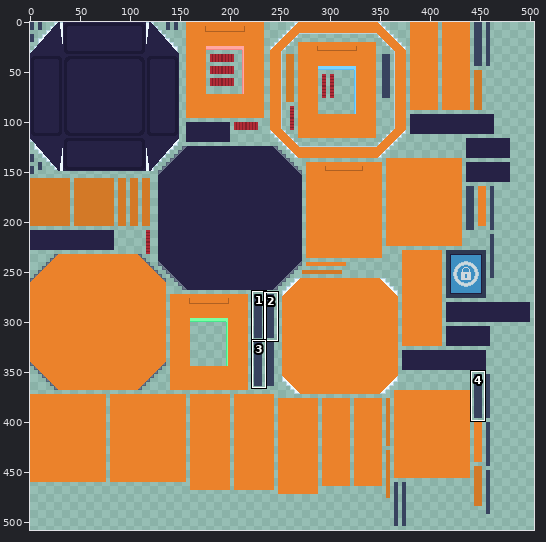
Sprite sheet -- Crate.png. The first picture is a wide view before the edit; the outline marks the close-up.
Close-up. Before the edit:
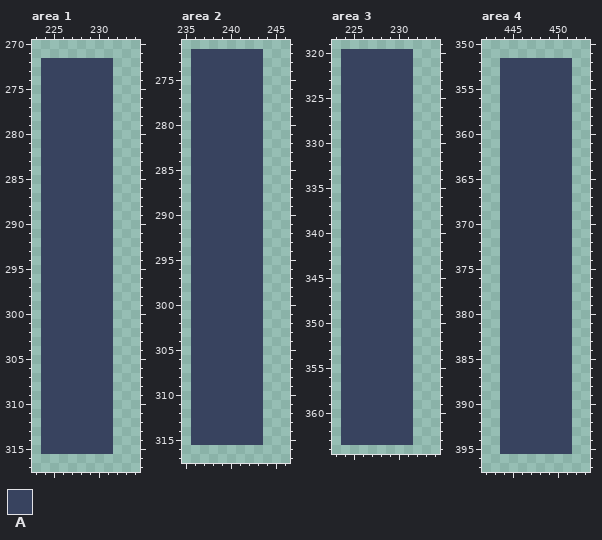
The file is 512x512 pixels. Colours within 5 levels of each other are drawn and written as one. Shown: area 1: x 223..234, y 270..317; area 2: x 235..246, y 271..317; area 3: x 223..234, y 319..364; area 4: x 442..453, y 350..397. The wide view leaves out empty margins. The commit also changed other parts of the picture, which this record leaves out.
Palette (. is transparent): A #38435f
Pixels before, area 1, first column x 224:
272 AAAAAAAA
273 AAAAAAAA
274 AAAAAAAA
275 AAAAAAAA
276 AAAAAAAA
277 AAAAAAAA
278 AAAAAAAA
279 AAAAAAAA
280 AAAAAAAA
281 AAAAAAAA
282 AAAAAAAA
283 AAAAAAAA
284 AAAAAAAA
285 AAAAAAAA
286 AAAAAAAA
287 AAAAAAAA
288 AAAAAAAA
289 AAAAAAAA
290 AAAAAAAA
291 AAAAAAAA
292 AAAAAAAA
293 AAAAAAAA
294 AAAAAAAA
295 AAAAAAAA
296 AAAAAAAA
297 AAAAAAAA
298 AAAAAAAA
299 AAAAAAAA
300 AAAAAAAA
301 AAAAAAAA
302 AAAAAAAA
303 AAAAAAAA
304 AAAAAAAA
305 AAAAAAAA
306 AAAAAAAA
307 AAAAAAAA
308 AAAAAAAA
309 AAAAAAAA
310 AAAAAAAA
311 AAAAAAAA
312 AAAAAAAA
313 AAAAAAAA
314 AAAAAAAA
315 AAAAAAAA
Pixels before, area 2, first column x 236:
272 AAAAAAAA
273 AAAAAAAA
274 AAAAAAAA
275 AAAAAAAA
276 AAAAAAAA
277 AAAAAAAA
278 AAAAAAAA
279 AAAAAAAA
280 AAAAAAAA
281 AAAAAAAA
282 AAAAAAAA
283 AAAAAAAA
284 AAAAAAAA
285 AAAAAAAA
286 AAAAAAAA
287 AAAAAAAA
288 AAAAAAAA
289 AAAAAAAA
290 AAAAAAAA
291 AAAAAAAA
292 AAAAAAAA
293 AAAAAAAA
294 AAAAAAAA
295 AAAAAAAA
296 AAAAAAAA
297 AAAAAAAA
298 AAAAAAAA
299 AAAAAAAA
300 AAAAAAAA
301 AAAAAAAA
302 AAAAAAAA
303 AAAAAAAA
304 AAAAAAAA
305 AAAAAAAA
306 AAAAAAAA
307 AAAAAAAA
308 AAAAAAAA
309 AAAAAAAA
310 AAAAAAAA
311 AAAAAAAA
312 AAAAAAAA
313 AAAAAAAA
314 AAAAAAAA
315 AAAAAAAA
Pixels before, area 3, first column x 224:
320 AAAAAAAA
321 AAAAAAAA
322 AAAAAAAA
323 AAAAAAAA
324 AAAAAAAA
325 AAAAAAAA
326 AAAAAAAA
327 AAAAAAAA
328 AAAAAAAA
329 AAAAAAAA
330 AAAAAAAA
331 AAAAAAAA
332 AAAAAAAA
333 AAAAAAAA
334 AAAAAAAA
335 AAAAAAAA
336 AAAAAAAA
337 AAAAAAAA
338 AAAAAAAA
339 AAAAAAAA
340 AAAAAAAA
341 AAAAAAAA
342 AAAAAAAA
343 AAAAAAAA
344 AAAAAAAA
345 AAAAAAAA
346 AAAAAAAA
347 AAAAAAAA
348 AAAAAAAA
349 AAAAAAAA
350 AAAAAAAA
351 AAAAAAAA
352 AAAAAAAA
353 AAAAAAAA
354 AAAAAAAA
355 AAAAAAAA
356 AAAAAAAA
357 AAAAAAAA
358 AAAAAAAA
359 AAAAAAAA
360 AAAAAAAA
361 AAAAAAAA
362 AAAAAAAA
363 AAAAAAAA
Pixels before, area 4, first column x 444:
352 AAAAAAAA
353 AAAAAAAA
354 AAAAAAAA
355 AAAAAAAA
356 AAAAAAAA
357 AAAAAAAA
358 AAAAAAAA
359 AAAAAAAA
360 AAAAAAAA
361 AAAAAAAA
362 AAAAAAAA
363 AAAAAAAA
364 AAAAAAAA
365 AAAAAAAA
366 AAAAAAAA
367 AAAAAAAA
368 AAAAAAAA
369 AAAAAAAA
370 AAAAAAAA
371 AAAAAAAA
372 AAAAAAAA
373 AAAAAAAA
374 AAAAAAAA
375 AAAAAAAA
376 AAAAAAAA
377 AAAAAAAA
378 AAAAAAAA
379 AAAAAAAA
380 AAAAAAAA
381 AAAAAAAA
382 AAAAAAAA
383 AAAAAAAA
384 AAAAAAAA
385 AAAAAAAA
386 AAAAAAAA
387 AAAAAAAA
388 AAAAAAAA
389 AAAAAAAA
390 AAAAAAAA
391 AAAAAAAA
392 AAAAAAAA
393 AAAAAAAA
394 AAAAAAAA
395 AAAAAAAA
New version:
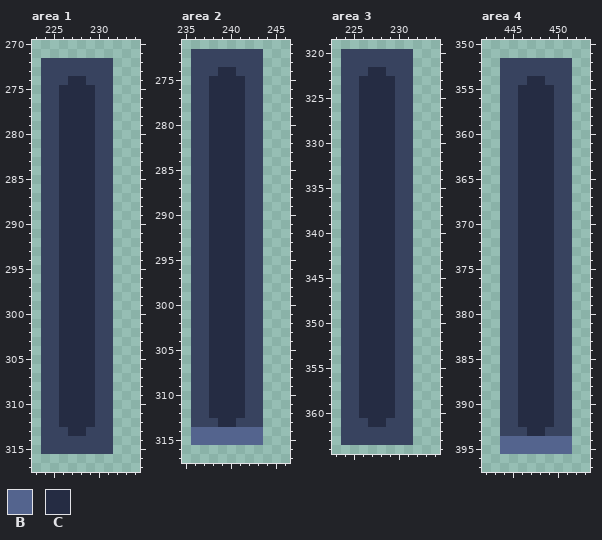
Colours new in this view: B #54648e  C #252c43
Change:
Changed rows in their new state; - is an unchanged pixel.
Area 1:
first column x 226:
274 -CC-
275 CCCC
276 CCCC
277 CCCC
278 CCCC
279 CCCC
280 CCCC
281 CCCC
282 CCCC
283 CCCC
284 CCCC
285 CCCC
286 CCCC
287 CCCC
288 CCCC
289 CCCC
290 CCCC
291 CCCC
292 CCCC
293 CCCC
294 CCCC
295 CCCC
296 CCCC
297 CCCC
298 CCCC
299 CCCC
300 CCCC
301 CCCC
302 CCCC
303 CCCC
304 CCCC
305 CCCC
306 CCCC
307 CCCC
308 CCCC
309 CCCC
310 CCCC
311 CCCC
312 CCCC
313 -CC-
Area 2:
first column x 236:
274 ---CC---
275 --CCCC--
276 --CCCC--
277 --CCCC--
278 --CCCC--
279 --CCCC--
280 --CCCC--
281 --CCCC--
282 --CCCC--
283 --CCCC--
284 --CCCC--
285 --CCCC--
286 --CCCC--
287 --CCCC--
288 --CCCC--
289 --CCCC--
290 --CCCC--
291 --CCCC--
292 --CCCC--
293 --CCCC--
294 --CCCC--
295 --CCCC--
296 --CCCC--
297 --CCCC--
298 --CCCC--
299 --CCCC--
300 --CCCC--
301 --CCCC--
302 --CCCC--
303 --CCCC--
304 --CCCC--
305 --CCCC--
306 --CCCC--
307 --CCCC--
308 --CCCC--
309 --CCCC--
310 --CCCC--
311 --CCCC--
312 --CCCC--
313 ---CC---
314 BBBBBBBB
315 BBBBBBBB
Area 3:
first column x 226:
322 -CC-
323 CCCC
324 CCCC
325 CCCC
326 CCCC
327 CCCC
328 CCCC
329 CCCC
330 CCCC
331 CCCC
332 CCCC
333 CCCC
334 CCCC
335 CCCC
336 CCCC
337 CCCC
338 CCCC
339 CCCC
340 CCCC
341 CCCC
342 CCCC
343 CCCC
344 CCCC
345 CCCC
346 CCCC
347 CCCC
348 CCCC
349 CCCC
350 CCCC
351 CCCC
352 CCCC
353 CCCC
354 CCCC
355 CCCC
356 CCCC
357 CCCC
358 CCCC
359 CCCC
360 CCCC
361 -CC-
Area 4:
first column x 444:
354 ---CC---
355 --CCCC--
356 --CCCC--
357 --CCCC--
358 --CCCC--
359 --CCCC--
360 --CCCC--
361 --CCCC--
362 --CCCC--
363 --CCCC--
364 --CCCC--
365 --CCCC--
366 --CCCC--
367 --CCCC--
368 --CCCC--
369 --CCCC--
370 --CCCC--
371 --CCCC--
372 --CCCC--
373 --CCCC--
374 --CCCC--
375 --CCCC--
376 --CCCC--
377 --CCCC--
378 --CCCC--
379 --CCCC--
380 --CCCC--
381 --CCCC--
382 --CCCC--
383 --CCCC--
384 --CCCC--
385 --CCCC--
386 --CCCC--
387 --CCCC--
388 --CCCC--
389 --CCCC--
390 --CCCC--
391 --CCCC--
392 --CCCC--
393 ---CC---
394 BBBBBBBB
395 BBBBBBBB
Changed places in both close-ups, as pixel boxes (x1, y1, x2, y2):
changed: (59, 76, 95, 436)
changed: (191, 67, 263, 445)
changed: (359, 67, 395, 427)
changed: (500, 76, 572, 454)
